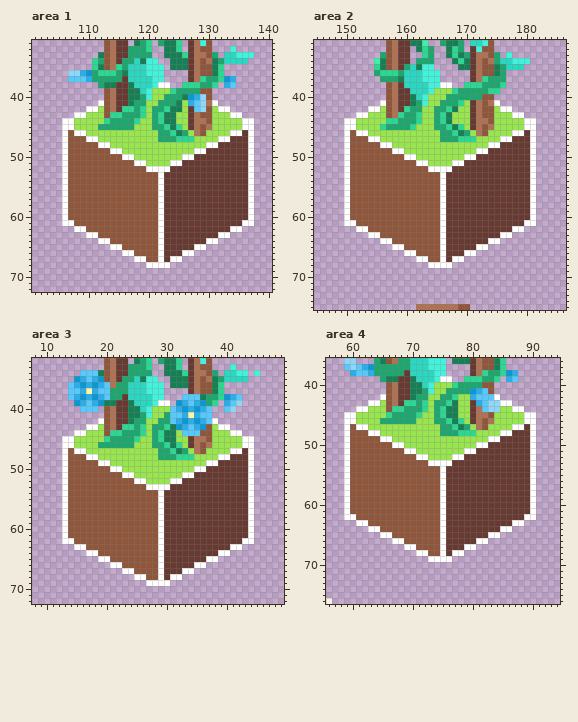
File history of a pixel-art file, growth_sprites/morningglories_growthsprites.aseprite. This is how it looked before the edit.
192x192 pixels, 1 frame. Shown: area 1: x 101..140, y 31..72; area 2: x 145..186, y 31..75; area 3: x 8..49, y 32..72; area 4: x 56..94, y 36..76. The commit also changed other parts of the picture, which this record leaves out.
And afterwards:
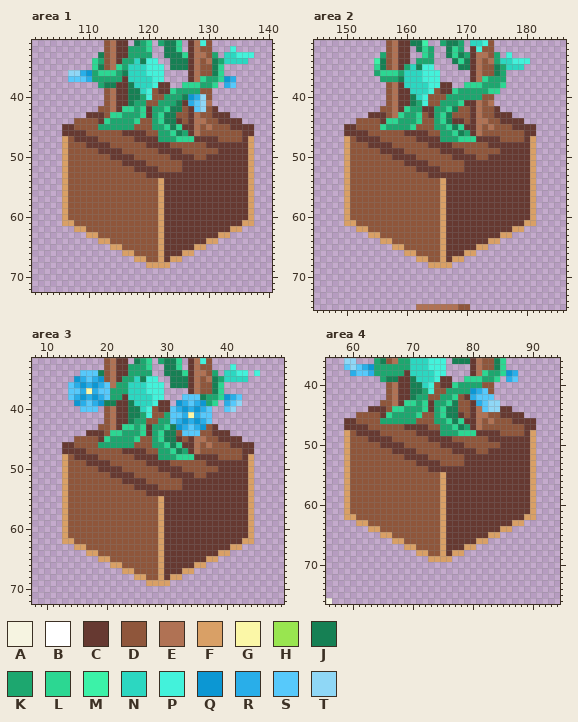
Palette (. is transparent): A #f6f4e1  B #ffffff  C #663931  D #8f563b  E #b07254  F #d9a066  G #fbf7a7  H #99e550  J #168054  K #1da76f  L #2cd792  M #3cf2a8  N #2cd7c1  P #43f2db  Q #0c97d3  R #29aee9  S #57c9fb  T #8fd7f6
What changed:
Changed rows in their new state; - is an unchanged pixel.
Area 1, layer "Layer 1":
first column x 106:
38 ----------------CC--------------
39 ---------------DCC--------------
40 ---------------DD---------------
41 ------.-------DD----C----.------
42 ----..D-------C-----D----C..----
43 --..CCC-------C----DD----CCC..--
44 ..DDDDC------DD----CD----DCCCC..
45 CCDDDD------DDD-----C----DDDCCCC
46 CCCCDDDDDDCCCCDD-----C--DDDDDD-C
47 F-CCCCDDDDDDCCCC------CCCCDDDD-F
48 F---CCCCDDDDDDCCCCDDDDDDCC-----F
49 F-----CCCCDDDDDDCCCCDDDDDD-----F
50 F-------CCCCDDDDDDCCCCDD-------F
51 F---------CCCCDDDDDD-----------F
52 F-----------CCCCDDDD-----------F
53 F-------------CCC--------------F
54 F---------------F--------------F
55 F---------------F--------------F
56 F---------------F--------------F
57 F---------------F--------------F
58 F---------------F--------------F
59 F---------------F--------------F
60 F---------------F--------------F
61 FF--------------F-------------FF
62 --FF------------F-----------FF--
63 ----FF----------F---------FF----
64 ------FF--------F-------FF------
65 --------FF------F-----FF--------
66 ----------FF----F---FF----------
67 ------------FF--F-FF------------
68 --------------FFFF--------------
Area 2, layer "Layer 1":
first column x 150:
38 ----------------CC--------------
39 ---------------DCC--------------
40 --------------DDD---------------
41 ------.-------DD----C----.------
42 ----..D------CC----DD----C..----
43 --..CCC------DC---DDD----CCC..--
44 ..DDDDC------DD---CCD----DCCCC..
45 CCDDDD------DDD-----C----DDDCCCC
46 CCCCDDDDDDCCCCDD-----C--DDDDDD-C
47 F-CCCCDDDDDDCCCC------CCCCDDDD-F
48 F---CCCCDDDDDDCCCCDDDDDDCC-----F
49 F-----CCCCDDDDDDCCCCDDDDDD-----F
50 F-------CCCCDDDDDDCCCCDD-------F
51 F---------CCCCDDDDDD-----------F
52 F-----------CCCCDDDD-----------F
53 F-------------CCC--------------F
54 F---------------F--------------F
55 F---------------F--------------F
56 F---------------F--------------F
57 F---------------F--------------F
58 F---------------F--------------F
59 F---------------F--------------F
60 F---------------F--------------F
61 FF--------------F-------------FF
62 --FF------------F-----------FF--
63 ----FF----------F---------FF----
64 ------FF--------F-------FF------
65 --------FF------F-----FF--------
66 ----------FF----F---FF----------
67 ------------FF--F-FF------------
68 --------------FFFF--------------
Area 3, layer "Layer 1":
first column x 13:
39 ----------------CC--------------
40 ---------------DCC--------------
41 ---------------DD---------------
42 ------.-------DD---------.------
43 ----..D-------C----------C..----
44 --..CCC-------C----D-----CCC..--
45 ..DDDDC------DD----CD----DCCCC..
46 CCDDDD------DDD-----C----DDDCCCC
47 CCCCDDDDDDCCCCDD-----C--DDDDDD-C
48 F-CCCCDDDDDDCCCC------CCCCDDDD-F
49 F---CCCCDDDDDDCCCCDDDDDDCC-----F
50 F-----CCCCDDDDDDCCCCDDDDDD-----F
51 F-------CCCCDDDDDDCCCCDD-------F
52 F---------CCCCDDDDDD-----------F
53 F-----------CCCCDDDD-----------F
54 F-------------CCC--------------F
55 F---------------F--------------F
56 F---------------F--------------F
57 F---------------F--------------F
58 F---------------F--------------F
59 F---------------F--------------F
60 F---------------F--------------F
61 F---------------F--------------F
62 FF--------------F-------------FF
63 --FF------------F-----------FF--
64 ----FF----------F---------FF----
65 ------FF--------F-------FF------
66 --------FF------F-----FF--------
67 ----------FF----F---FF----------
68 ------------FF--F-FF------------
69 --------------FFFF--------------
Area 4, layer "Layer 1":
first column x 59:
39 ----------------CC--------------
40 ---------------DCC--------------
41 ---------------DD---------------
42 ------.-------DD---DC----.------
43 ----..D-------C----DD-----..----
44 --..CCC-------C----DD-----CC..--
45 ..DDDDC------DD----CD----DCCCC..
46 CCDDDD------DDD-----C----DDDCCCC
47 CCCCDDDDDDCCCCDD-----C--DDDDDD-C
48 F-CCCCDDDDDDCCCC------CCCCDDDD-F
49 F---CCCCDDDDDDCCCCDDDDDDCC-----F
50 F-----CCCCDDDDDDCCCCDDDDDD-----F
51 F-------CCCCDDDDDDCCCCDD-------F
52 F---------CCCCDDDDDD-----------F
53 F-----------CCCCDDDD-----------F
54 F-------------CCC--------------F
55 F---------------F--------------F
56 F---------------F--------------F
57 F---------------F--------------F
58 F---------------F--------------F
59 F---------------F--------------F
60 F---------------F--------------F
61 F---------------F--------------F
62 FF--------------F-------------FF
63 --FF------------F-----------FF--
64 ----FF----------F---------FF----
65 ------FF--------F-------FF------
66 --------FF------F-----FF--------
67 ----------FF----F---FF----------
68 ------------FF--F-FF------------
69 --------------FFFF--------------
Where, in picture pixels (left, top, right, bottom), the same in both pictures:
changed: (62, 82, 254, 268)
changed: (344, 82, 536, 268)
changed: (62, 400, 254, 586)
changed: (344, 376, 536, 562)
